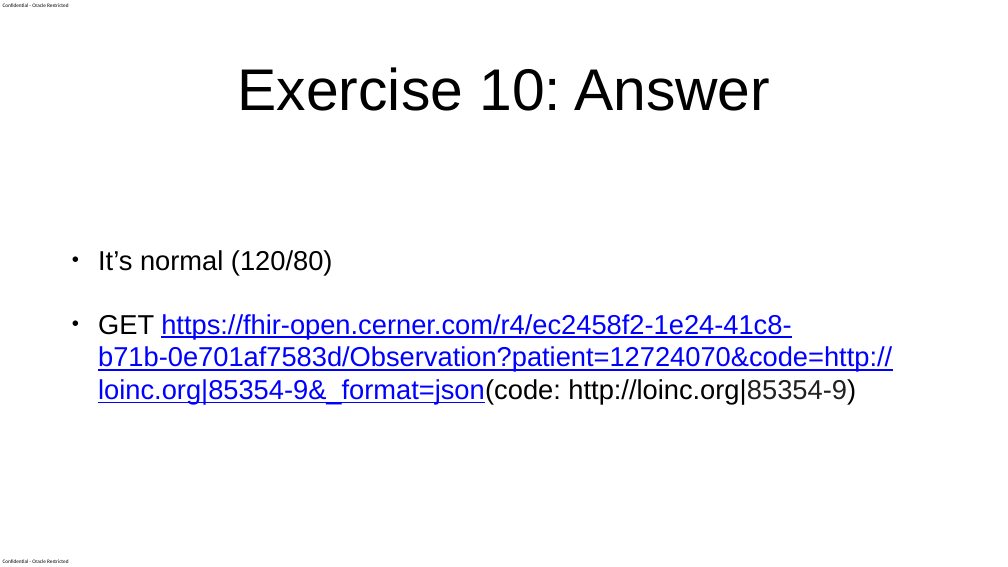
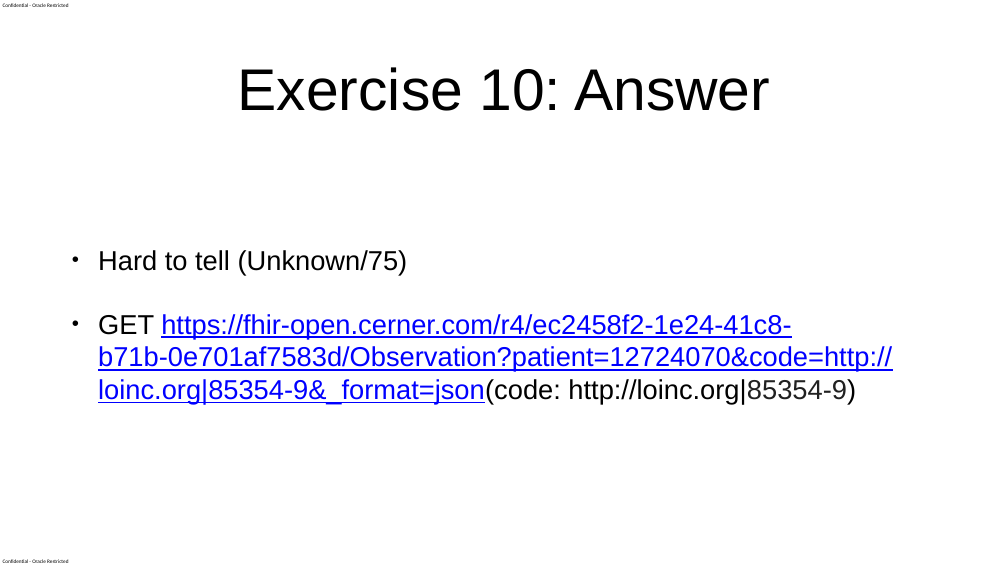
Before and after one commit to BH018364/SMART-on-FHIR-Training, a slide deck: slide 98 of IgniteFHIRCombinedTraining.pptx. Drawn at 1008x567 pixels with LibreOffice and Linux fonts; fonts in the diff are those of the drawing. Boxes give left, top, right and bottom in pixels: in the first picture for what was removed or moved away, otherwise in the second. Text is boxed around its words. In the diff, an @@ line names an element or a change of style, - is before the commit and + after.

```diff
--- a/IgniteFHIRCombinedTraining.pptx
+++ b/IgniteFHIRCombinedTraining.pptx
@@ text at [98, 250, 408, 275]: text changed @@
-• It’s normal (120/80)
+• Hard to tell (Unknown/75)
```
Also in this commit, not shown: 1 other slide changed, 2 other files.
